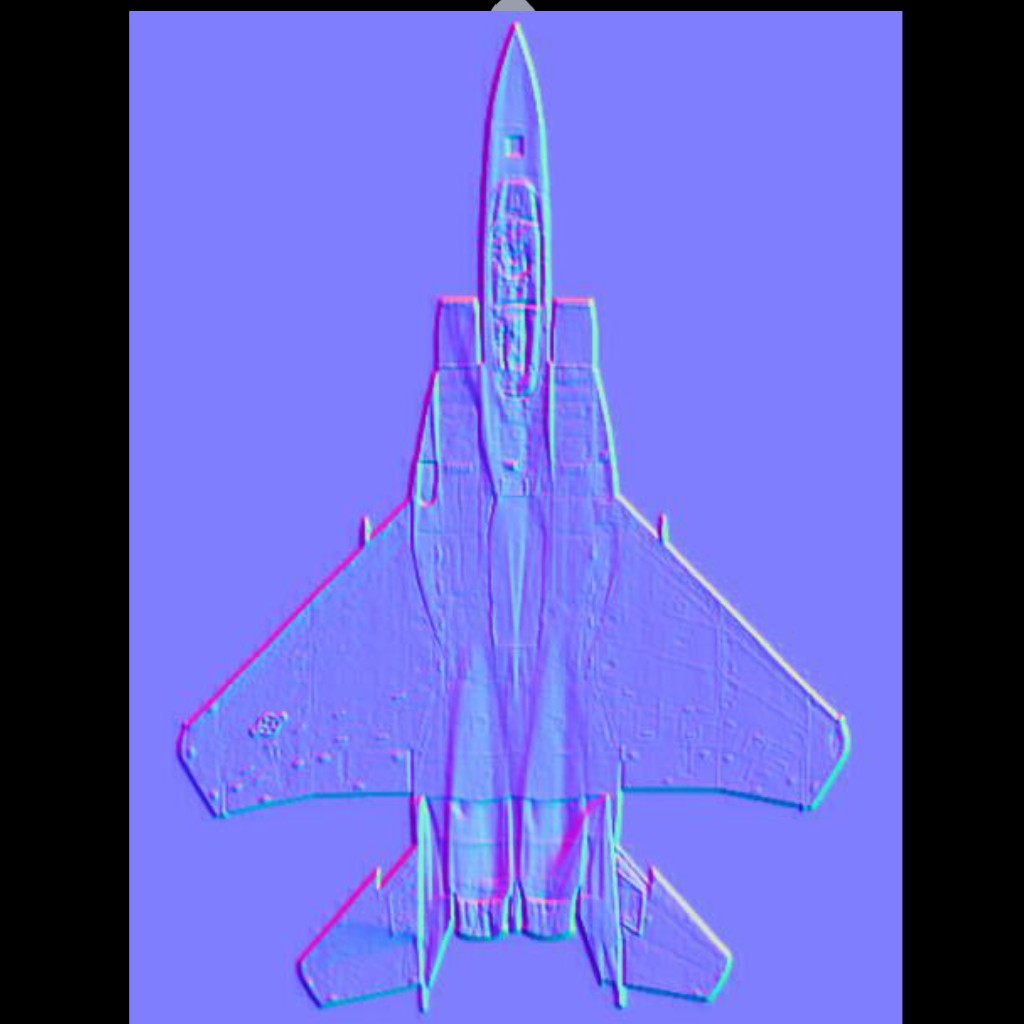
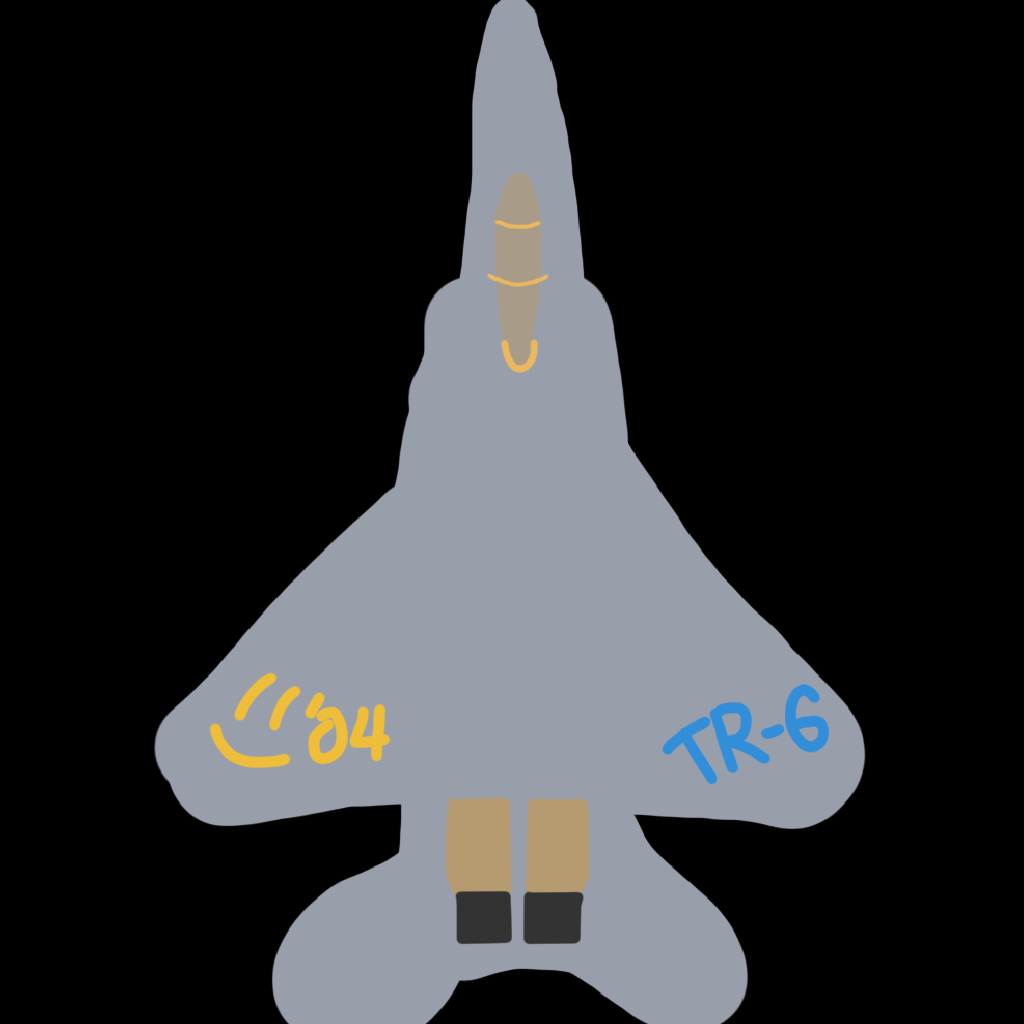
Revision of a layered 1024 x 1024 image; what changed, layer by layer:
hid "Normals" over box(129, 11, 903, 1024)
added layer "Markers" above "Grey" over box(209, 671, 830, 786)
